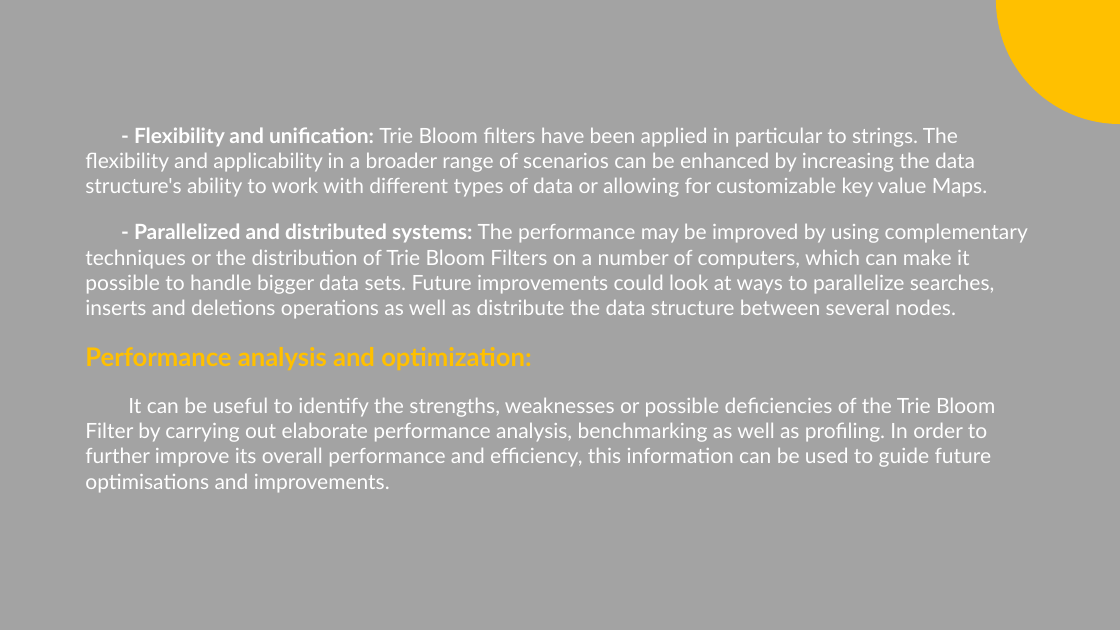
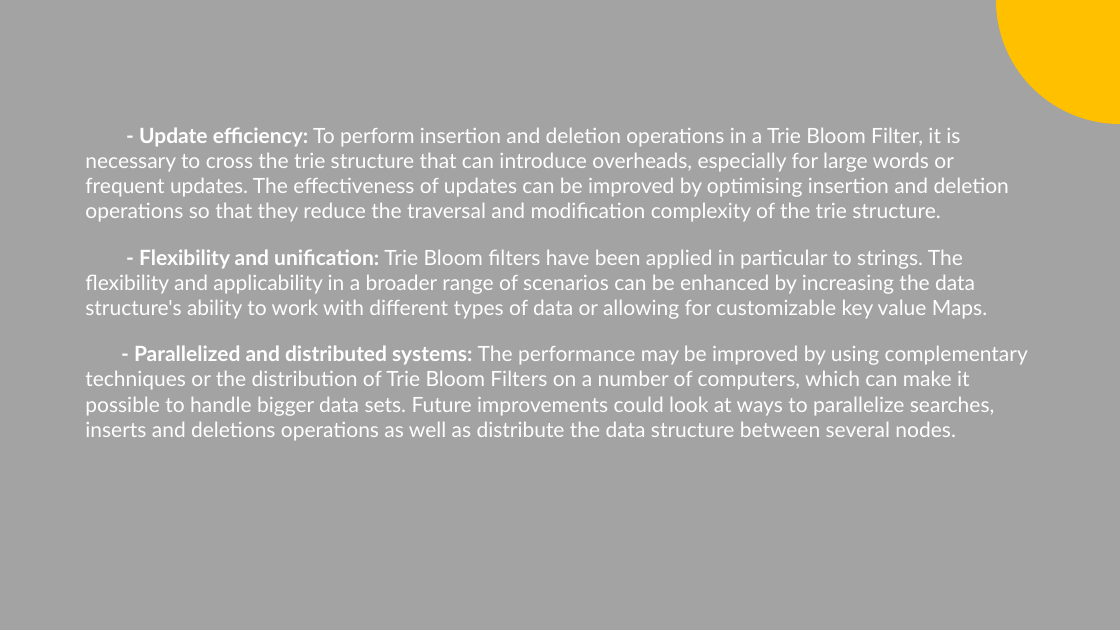
Before and after one commit to jjeffreyj/Algosaints, a slide deck: slide 27 of DSA REPORT.pptx. Drawn at 1120x630 pixels with LibreOffice and Linux fonts; fonts in the diff are those of the drawing. Boxes give left, top, right and bottom in pixels: in the first picture for what was removed or moved away, otherwise in the second. Text is boxed around its words. In the diff, an @@ line names an element or a change of style, - is before the commit and + after.

Commit message:
Hybrid Data Structure

```diff
--- a/DSA REPORT.pptx
+++ b/DSA REPORT.pptx
@@ text at [85, 127, 1009, 222]: paragraph added @@
+- Update efficiency: To perform insertion and deletion operations in a Trie Bloom Filter, it is necessary to cross the trie structure that can introduce overheads, especially for large words or frequent updates. The effectiveness of updates can be improved by optimising insertion and deletion operations so that they reduce the traversal and modification complexity of the trie structure.
@@ text at [85, 347, 995, 493]: paragraphs removed @@
-Performance analysis and optimization:
-It can be useful to identify the strengths, weaknesses or possible deficiencies of the Trie Bloom Filter by carrying out elaborate performance analysis, benchmarking as well as profiling. In order to further improve its overall performance and efficiency, this information can be used to guide future optimisations and improvements.
```
Also in this commit, not shown: 4 other slides changed.
